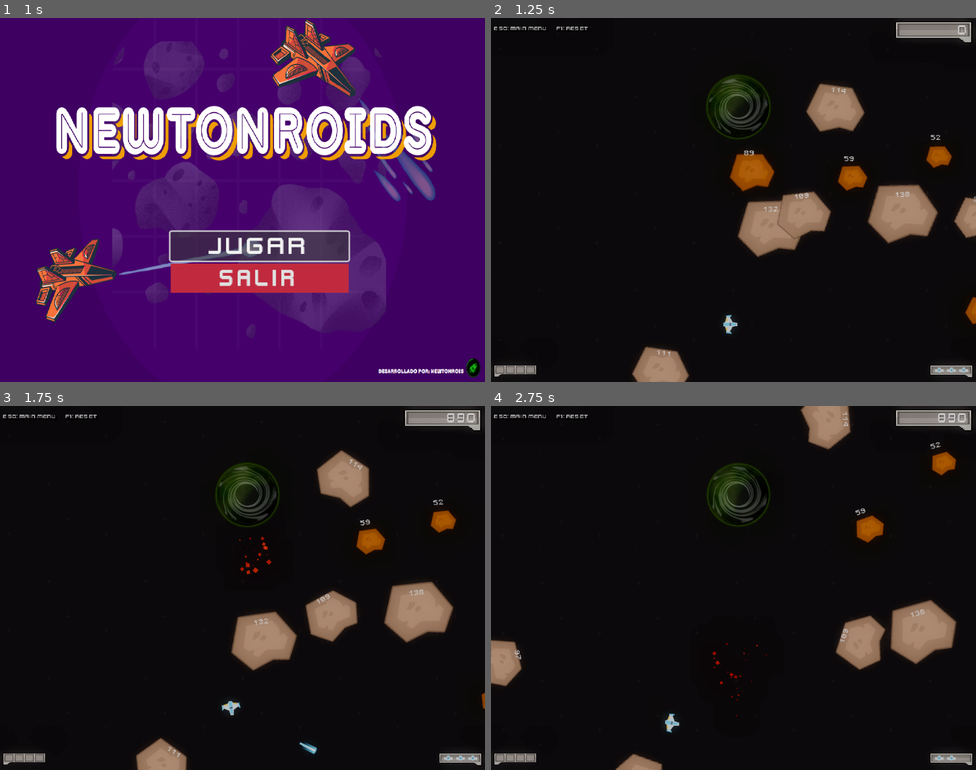
Above: before the commit, frames 1-4 (two rows, left to right).
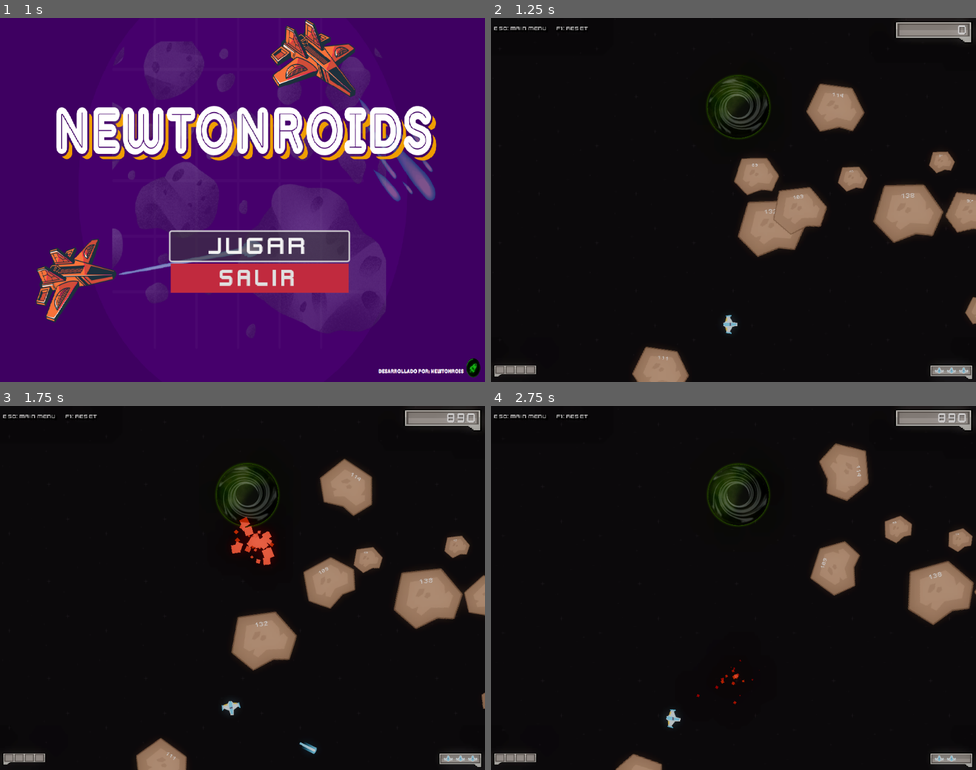
Above: after the commit, the same moments.

Repository: Francisco-Tovar/NewtonRoids
Game: Godot game, scene res://scenes/menu.tscn
Two runs of this game, one before a commit and one after it. Both use one fixed random seed, a clock stepped at 60 frames per second and the inputs below.
Inputs (mouse positions are in pixels of both pictures, inside the frame that each line leads up to):
- Up to frame 1 (1 s): click "Jugar" at 0.5 s
- Up to frame 2 (1.25 s): no input
- Up to frame 3 (1.75 s): move the mouse to (349, 569) at 1.27 s; hold Right (right) from 1.28 s (still down); tap Space (shoot) at 1.35 s
- Up to frame 4 (2.75 s): move the mouse to (636, 606) at 2.02 s; release Right (right) at 2.03 s; hold Left (left) from 2.03 s (still down); tap Space (shoot) at 2.1 s

Frame 1 is identical in both runs. In frame 2, 3.1% of the frame differs, in the area x 34-100%, y 19-100%; in frame 3, 6.3%; in frame 4, 9.3%, in the area x 0-100%, y 0-100%.

Commit message:
hit areas fix

Diff:
--- a/scenes/asteroid.tscn
+++ b/scenes/asteroid.tscn
@@ -9,6 +9,11 @@
 
 [node name="Asteroid" type="Area2D" groups=["Asteroid"]]
 script = ExtResource("1_6mo6b")
+
+[node name="CollisionShape2D" type="CollisionShape2D" parent="."]
+position = Vector2(-1, -3)
+scale = Vector2(1, 0.880001)
+shape = SubResource("CircleShape2D_t4se3")
 
 [node name="Sprite2D" type="Sprite2D" parent="."]
 texture = ExtResource("1_akfqu")
@@ -24,9 +29,4 @@
 theme_override_font_sizes/font_size = 8
 text = "100"
 
-[node name="CollisionShape2D" type="CollisionShape2D" parent="."]
-position = Vector2(-1, -3)
-scale = Vector2(1, 0.880001)
-shape = SubResource("CircleShape2D_t4se3")
-
 [connection signal="area_entered" from="." to="." method="_on_area_entered"]
--- a/scenes/game.tscn
+++ b/scenes/game.tscn
@@ -30,15 +30,6 @@
 [node name="Juego" type="Node2D"]
 script = ExtResource("1_5xocs")
 
-[node name="PowerBar" parent="." instance=ExtResource("3_vtaks")]
-unique_name_in_owner = true
-z_index = 2
-offset_left = 4.0
-offset_top = 459.0
-offset_right = 256.0
-offset_bottom = 499.0
-scale = Vector2(0.44, 0.400004)
-
 [node name="camara" type="Camera2D" parent="."]
 position = Vector2(320, 241)
 
@@ -54,10 +45,6 @@
 expand_mode = 2
 stretch_mode = 1
 
-[node name="hoyoNegro" parent="." instance=ExtResource("5_1fv1s")]
-position = Vector2(326, 118)
-scale = Vector2(0.21, 0.21)
-
 [node name="jugador" parent="." instance=ExtResource("1_82h87")]
 position = Vector2(316, 405)
 scale = Vector2(0.25, 0.25)
@@ -68,6 +55,22 @@
 z_index = 3
 script = ExtResource("6_u5sy4")
 asteroid_scene = ExtResource("6_p57ef")
+
+[node name="WorldEnvironment" type="WorldEnvironment" parent="."]
+environment = SubResource("Environment_kvpfn")
+
+[node name="hoyoNegro" parent="." instance=ExtResource("5_1fv1s")]
+position = Vector2(326, 118)
+scale = Vector2(0.21, 0.21)
+
+[node name="PowerBar" parent="." instance=ExtResource("3_vtaks")]
+unique_name_in_owner = true
+z_index = 2
+offset_left = 4.0
+offset_top = 459.0
+offset_right = 256.0
+offset_bottom = 499.0
+scale = Vector2(0.44, 0.400004)
 
 [node name="helpLabel" type="Label" parent="."]
 offset_left = 4.0
@@ -86,7 +89,4 @@
 offset_top = 460.0
 offset_right = 718.345
 offset_bottom = 500.0
-scale = Vector2(0.365, 0.26)
-
-[node name="WorldEnvironment" type="WorldEnvironment" parent="."]
-environment = SubResource("Environment_kvpfn")
+scale = Vector2(0.365, 0.3)
--- a/scenes/nave.tscn
+++ b/scenes/nave.tscn
@@ -24,7 +24,7 @@
 position = Vector2(43.3333, 0)
 
 [node name="CollisionPolygon2D" type="CollisionPolygon2D" parent="."]
-rotation = -3.14159
+rotation = -4.71239
 polygon = PackedVector2Array(-6.66667, 33.3333, -13.3333, 26.6667, -43.3333, 20, -46.6667, -3.33333, -33.3333, 3.33333, -10, -13.3333, -6.66667, -36.6667, 6.66667, -36.6667, 10, -13.3333, 36.6667, 3.33333, 46.6667, -3.33333, 43.3333, 23.3333, 13.3333, 26.6667, 6.66667, 36.6667, -6.66667, 36.6667)
 
 [node name="sfx_shot" type="AudioStreamPlayer2D" parent="."]
--- a/scripts/asteroid.gd
+++ b/scripts/asteroid.gd
@@ -5,6 +5,8 @@
 @export var max_speed: float = 30.0
 @export var rotation_speed: float = 1.0
 @onready var sprite_2d: Sprite2D = $Sprite2D
+@onready var mass_label: Label = $MassLabel
+
 
 var explosion = preload("res://scenes/ExplodeNode.tscn")
 var velocity = Vector2.ZERO
@@ -15,7 +17,7 @@
 	_set_random_speed()
 	rotation_speed = randf_range(-1, 1)
 	_update_mass_display()
-	$MassLabel.visible = true
+	mass_label.visible = true
 	_update_visual()
 
 func _process(delta):
@@ -75,13 +77,13 @@
 
 func _update_mass_display():
 	if has_node("MassLabel"):
-		$MassLabel.text = str(mass)
+		mass_label.text = str(mass)
 
 func reduce_mass(amount: int):
 	mass -= amount
 	if mass < 0:
 		mass = 0
-	$MassLabel.visible = true
+	mass_label.visible = true
 	_update_mass_display()
 	_update_visual()
 	_check_destroy()
@@ -93,15 +95,15 @@
 		queue_free()
 
 func _update_visual():
-	var _scale = sprite_2d.scale
+	var _scale = scale
 	var perc = (mass * 100)/150
-	sprite_2d.scale = _scale * perc/100
+	scale = _scale * perc/100
 	if mass > 90:
-		sprite_2d.self_modulate = Color.WHITE
+		self_modulate = Color.WHITE
 	elif mass > 50:
-		sprite_2d.self_modulate = Color.ORANGE
+		self_modulate = Color.ORANGE
 	else:
-		sprite_2d.self_modulate = Color.RED
+		self_modulate = Color.RED
 
 func push_from_impact(impact_dir: Vector2, force: float = 100.0):
 	velocity += impact_dir.normalized() * force
--- a/scripts/nave.gd
+++ b/scripts/nave.gd
@@ -102,14 +102,12 @@
 
 func _on_area_2d_area_entered(other: Area2D) -> void:
 	if other.is_in_group("hoyonegro"):
-		explode()
 		visible = false;
 		escudo = 0
 		can_move = false
 		lives.SetLives(escudo)
 		lives.DrawLives()
 		SfxExplosion.play()
-		await get_tree().create_timer(1.0).timeout
 
 	elif other.is_in_group("Asteroid"):
 		take_damage()
